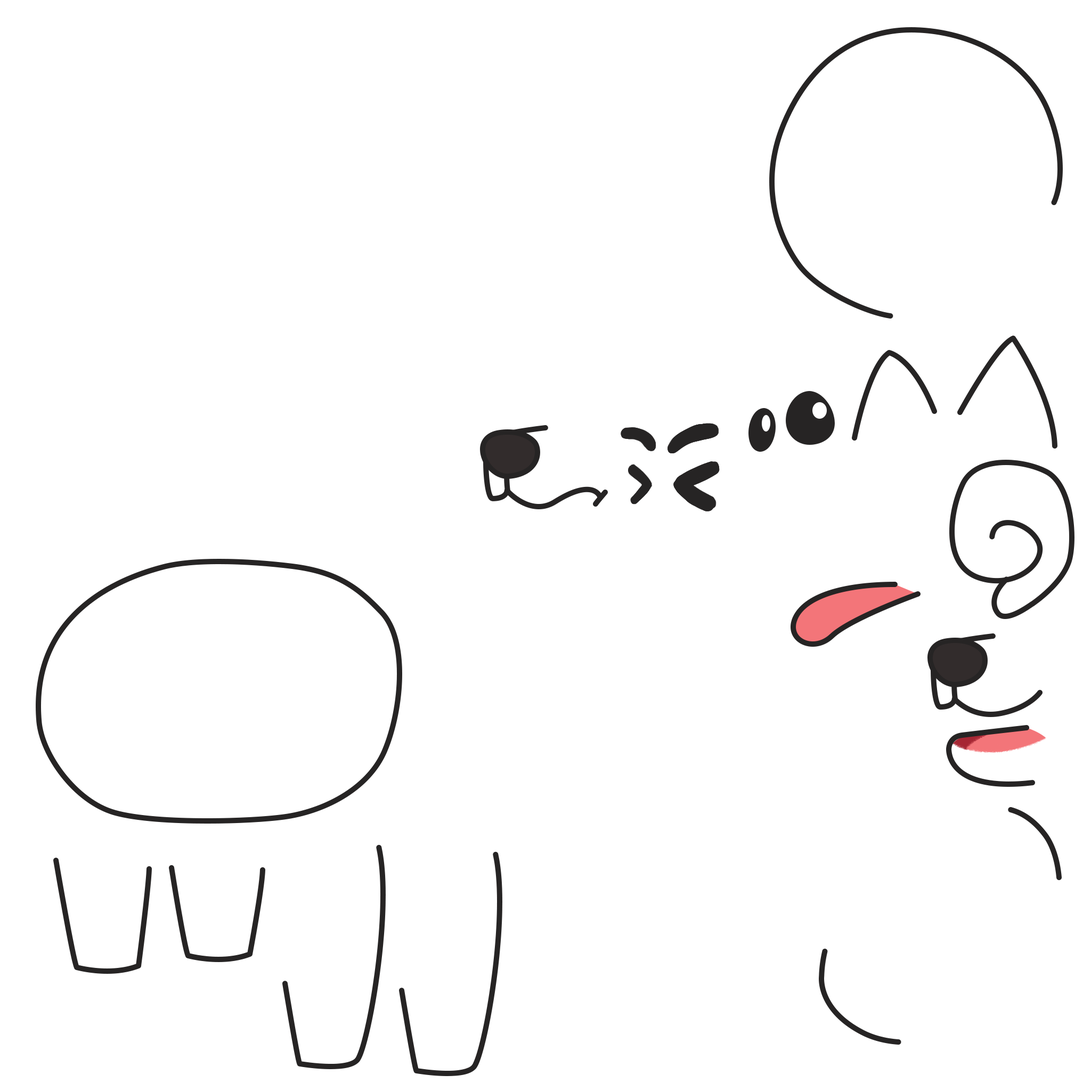
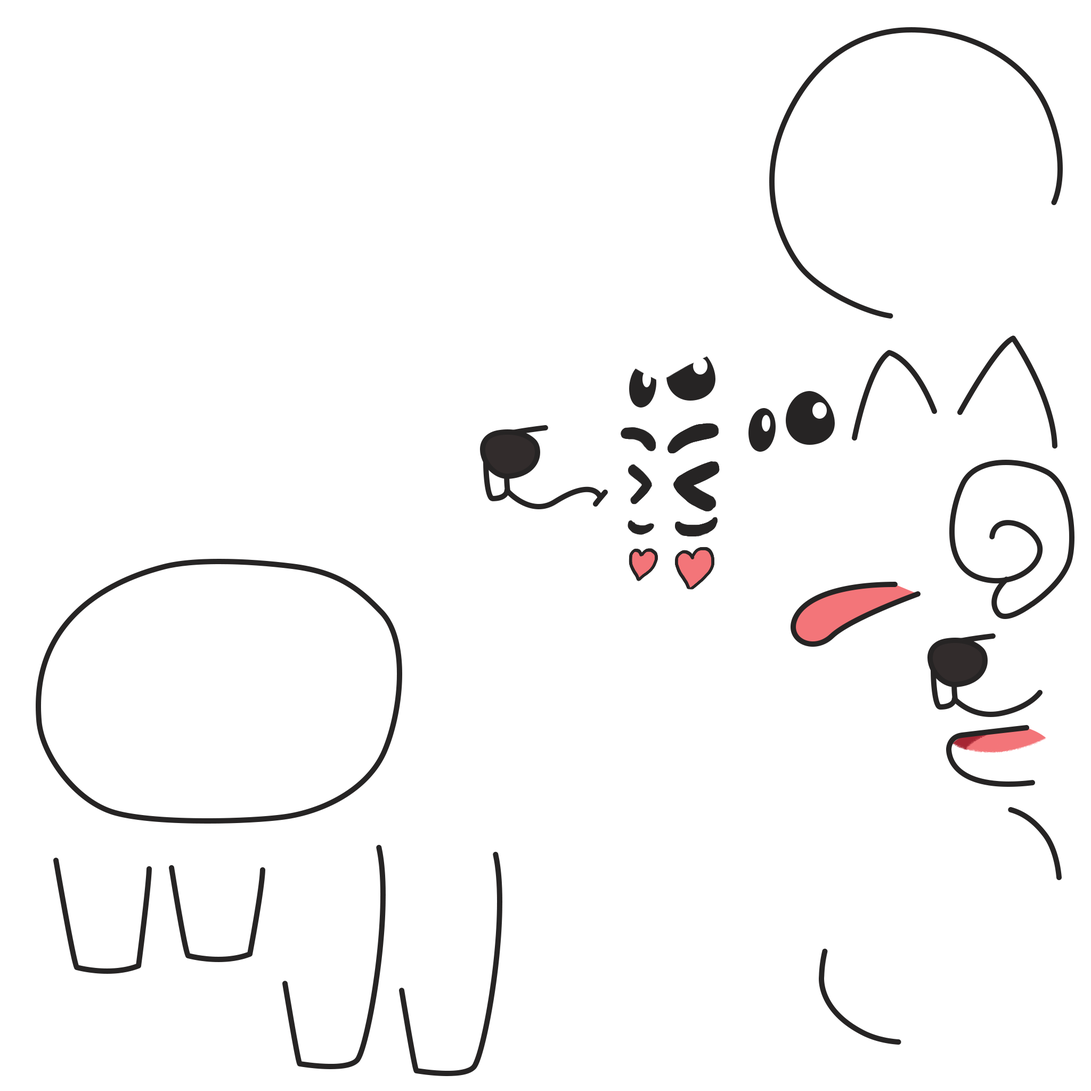
Two versions of the same layered image (1091 × 1091). Layer-by-layer changes:
painted on "Layer 7" over (628, 546, 715, 590)
added layer "Layer 8" in group "rd" over (627, 516, 718, 537)
added layer "Ellipse 3 copy 2" in group "rd" over (629, 356, 716, 408)
